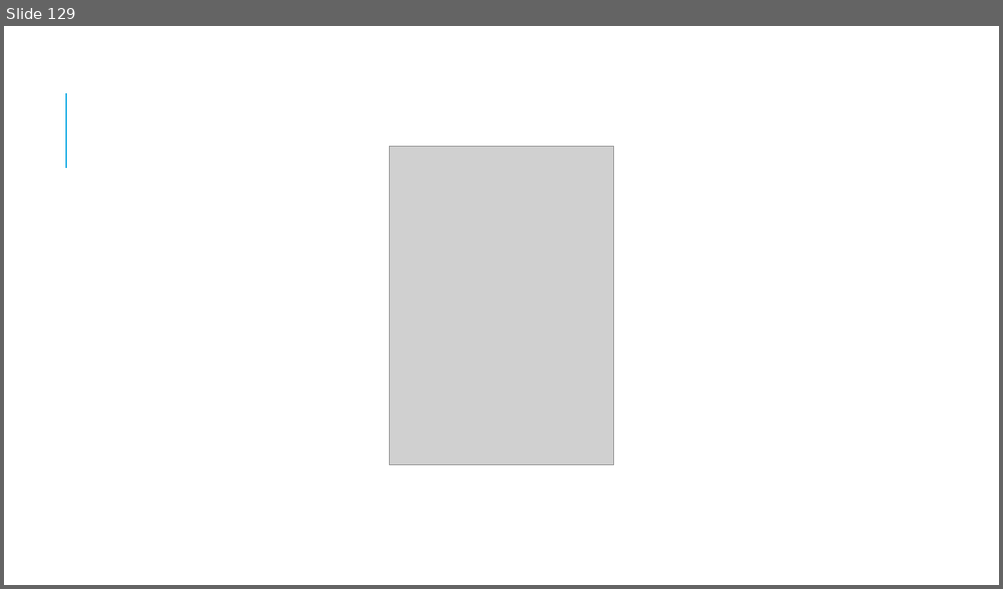
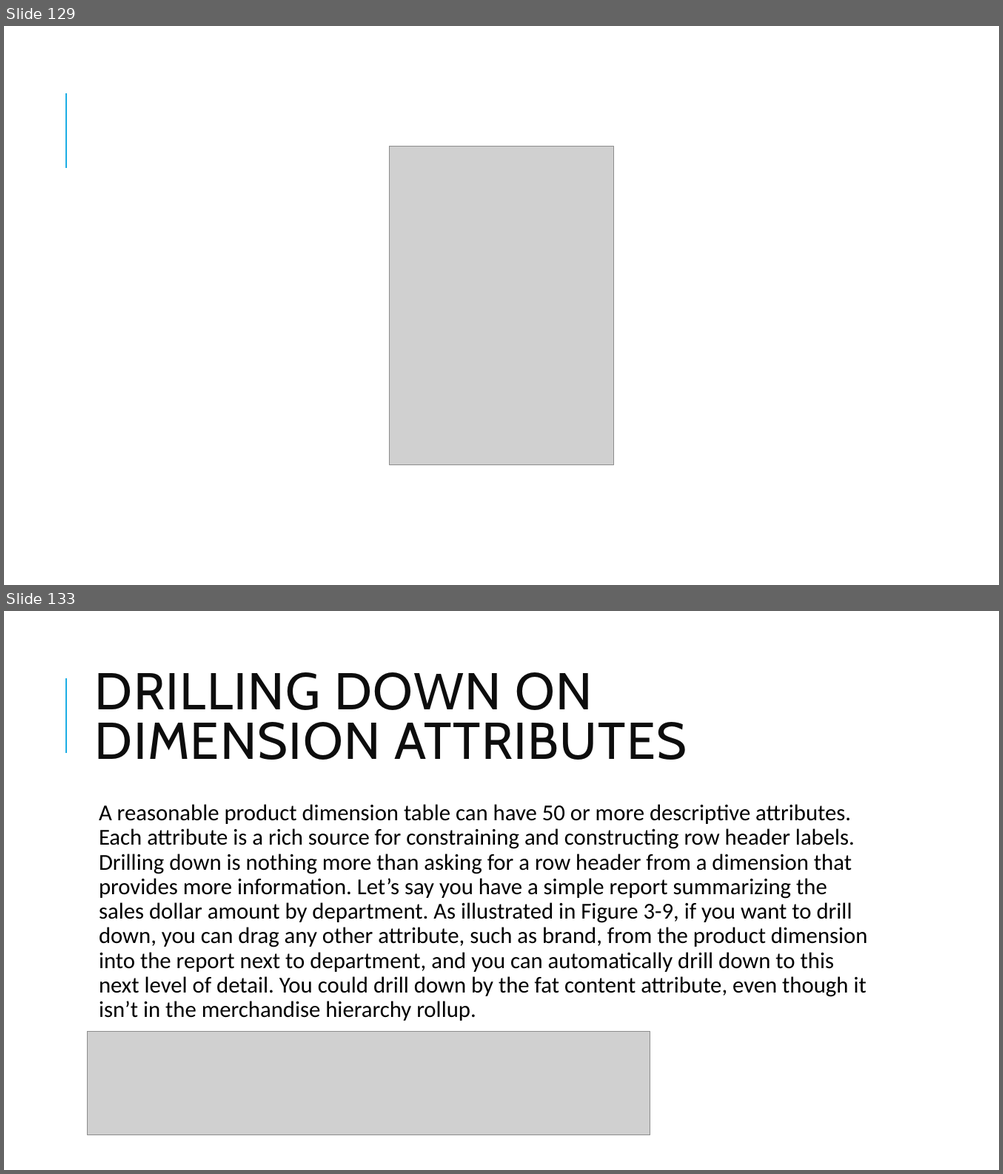
Before and after one commit to patrickbiesheuveltraining/datamodeling, a slide deck: Modeling techniques.pptx. Shown one above the other, each under a label of ours: slide 129 before the commit, slides 129 and 133 after it; the slides between them are not shown. The pictures are 1003x589 and 1003x1174 pixels, drawn with LibreOffice and Linux fonts; fonts in the diff are those of the drawing; grey boxes stand for pictures. Boxes give left, top, right and bottom in pixels: in the first picture for what was removed or moved away, otherwise in the second. Text is boxed around its words. In the diff, an @@ line names an element or a change of style, - is before the commit and + after.

```diff
--- a/Modeling techniques.pptx
+++ b/Modeling techniques.pptx
@@ slide 133 added at (4, 611, 999, 1170), background #FFFFFF; not listed: 1 template element that a slide beside it also shows @@
@@ title added at (95, 672, 687, 760), 50 pt, text #0D0D0D @@
+DRILLING DOWN ON DIMENSION ATTRIBUTES
@@ text added at (99, 804, 868, 1021), 22 pt, text #000000 @@
+  A reasonable product dimension table can have 50 or more descriptive attributes. Each attribute is a rich source for constraining and constructing row header labels. Drilling down is nothing more than asking for a row header from a dimension that provides more information. Let’s say you have a simple report summarizing the sales dollar amount by department. As illustrated in Figure 3-9, if you want to drill down, you can drag any other attribute, such as brand, from the product dimension into the report next to department, and you can automatically drill down to this next level of detail. You could drill down by the fat content attribute, even though it isn’t in the merchandise hierarchy rollup.
@@ picture added at (88, 1032, 650, 1136) @@
```
Also in this commit, not shown: 15 other slides added.
